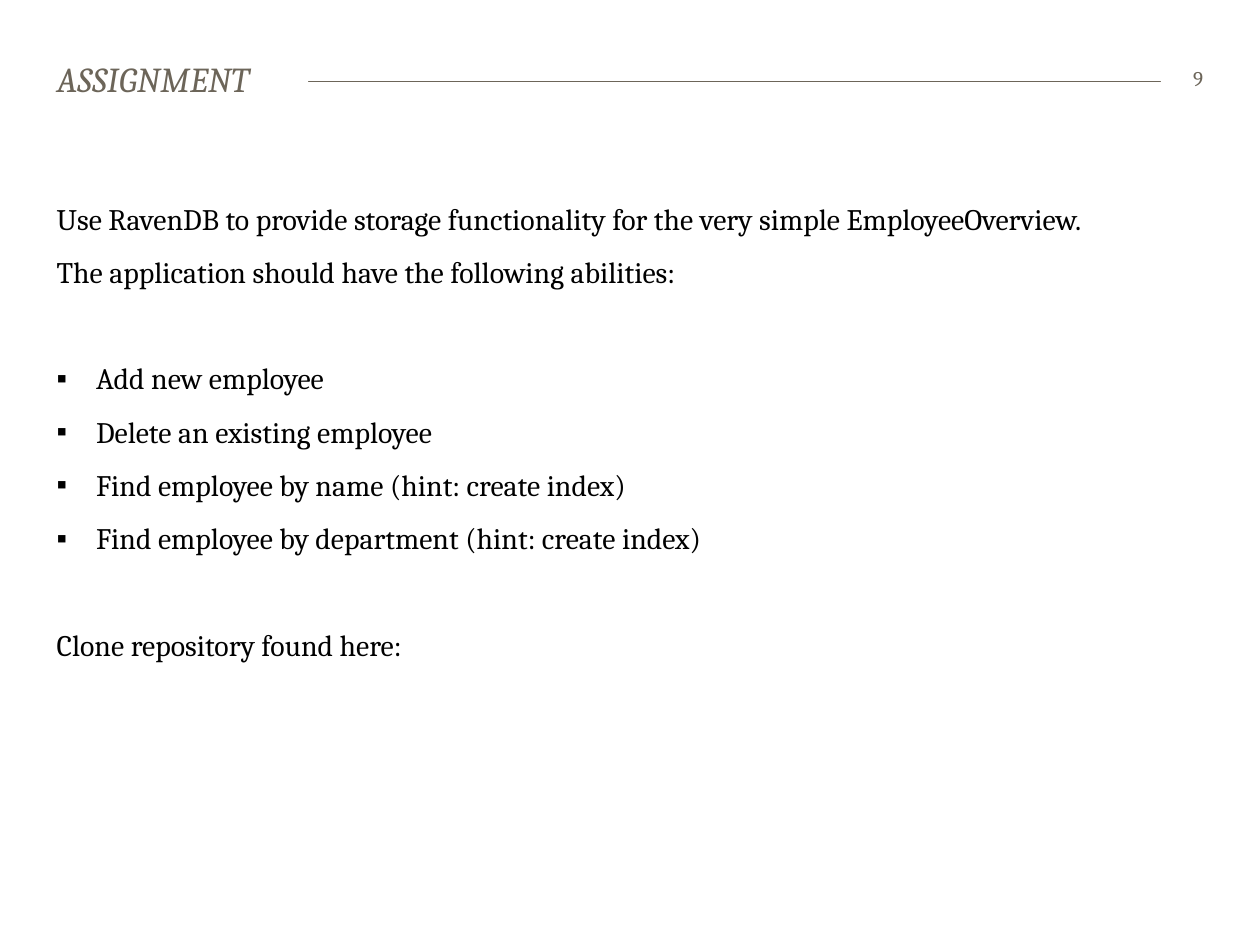
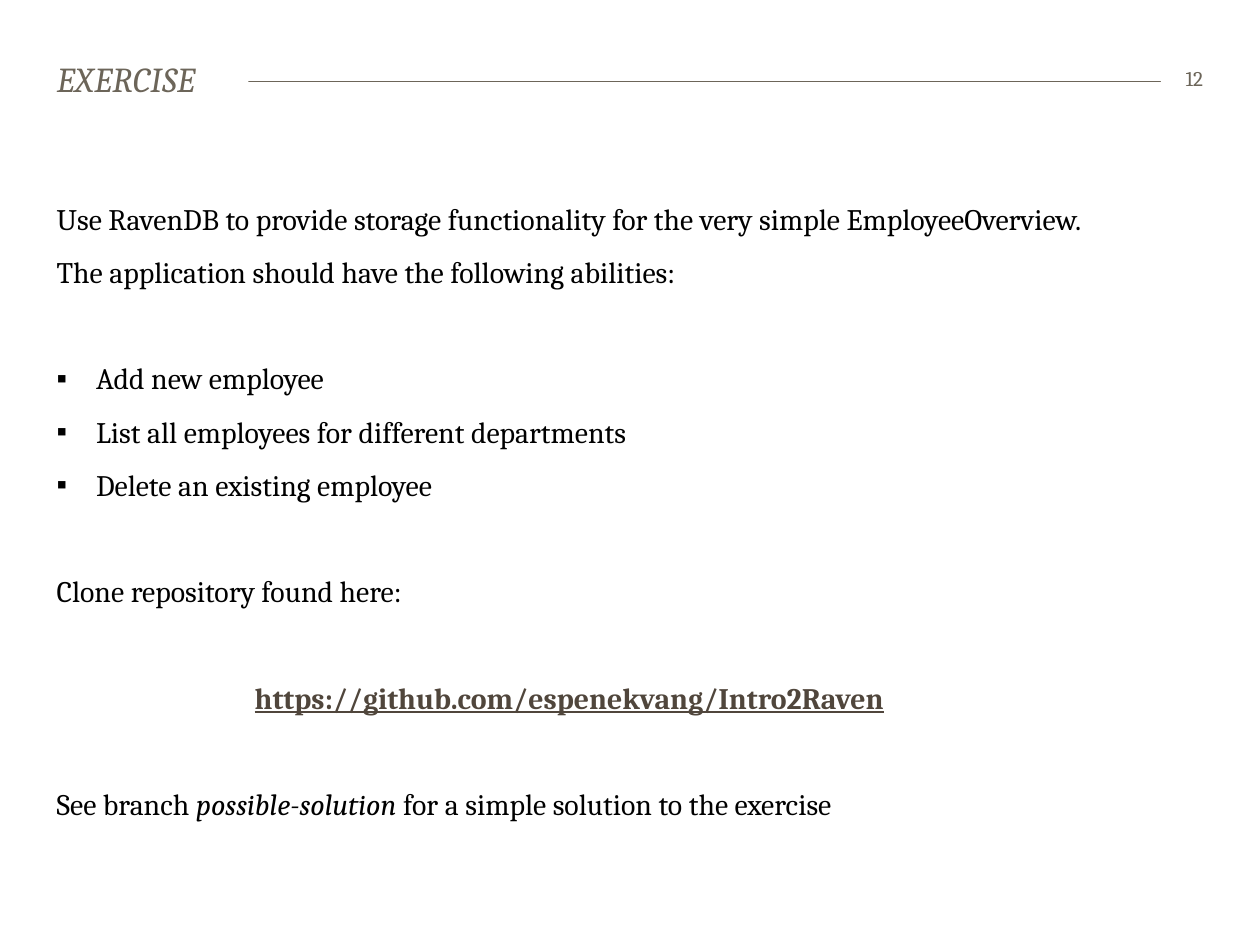
Before and after one commit to espenekvang/Intro2Raven, a slide deck: slide 12 of ravendb.pptx (slide 9 before the commit). Drawn at 1260x945 pixels with LibreOffice and Linux fonts; fonts in the diff are those of the drawing. Boxes give left, top, right and bottom in pixels: in the first picture for what was removed or moved away, otherwise in the second. Text is boxed around its words. In the diff, an @@ line names an element or a change of style, - is before the commit and + after.

Commit message:
Added index slides

```diff
--- a/ravendb.pptx
+++ b/ravendb.pptx
@@ title at (57, 68, 195, 92): text changed @@
-ASSIGNMENT
+EXERCISE
@@ page number at (1186, 72, 1203, 86): text changed @@
-9
+12
@@ text at (96, 422, 626, 450): paragraph added @@
+▪ List all employees for different departments
@@ text at (96, 475, 701, 556): paragraphs removed @@
-▪ Find employee by name (hint: create index)
-▪ Find employee by department (hint: create index)
@@ text at (57, 688, 884, 822): paragraphs added @@
+https://github.com/espenekvang/Intro2Raven
+See branch possible-solution for a simple solution to the exercise
```
Also in this commit, not shown: 1 other slide changed, 3 slides added.
